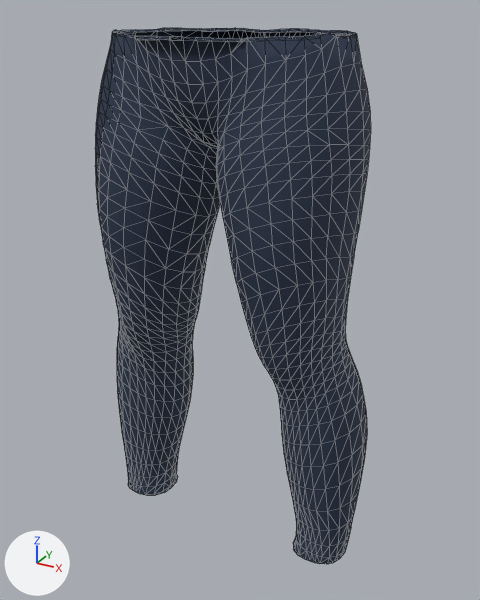
The glTF model client/public/assets/characters/prototype/parts/bottom_jeans_female.glb, before and after one commit.
Rendered twice from a 50 mm camera at (0.476, -0.863, 0.942) aimed at (0.009, -0.014, 0.518). Arrows for +X, +Y and +Z are at lower left; the lights stay in place. The first picture is the older version. Mesh edges are drawn as thin lines.

Names of what the first picture shows: 'AWD_W_bottom_jeans_l0'.
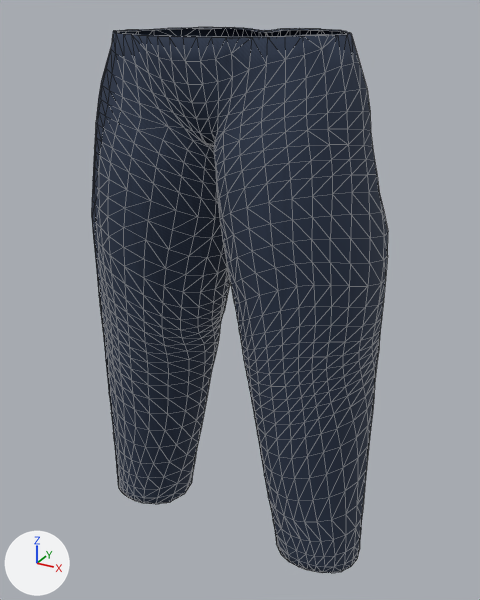
The change, as JSON lines over the scene's bpy script:
```json
{"block": "me_awd_w_bottom_jeans_l0", "where": "# used by ob_awd_w_bottom_jeans_l0; location = (0.0, 0.0, 0.0)"}
{"op": "remove", "block": "me_awd_w_bottom_jeans_l0", "code": "me_awd_w_bottom_jeans_l0.from_pydata(...)  # 1443 vertices, 2800 faces; spans x -0.231..0.231, y -0.153..0.106, z 0.102..0.915"}
{"op": "add", "block": "me_awd_w_bottom_jeans_l0", "code": "me_awd_w_bottom_jeans_l0.from_pydata(...)  # 1443 vertices, 2800 faces; spans x -0.24..0.24, y -0.153..0.106, z 0.101..0.915"}
{"block": "me_awd_w_bottom_jeans_l0", "change": "me_awd_w_bottom_jeans_l0 part 1: 1249 of 1443 vertices moved; they spanned x -0.231..0.231, y -0.145..0.104, z 0.102..0.915 and now span x -0.24..0.24, y -0.147..0.105, z 0.101..0.915; mean shift (0.0, 0.003, 0.0); largest move (-0.069, 0.025, 0.675) -> (-0.022, 0.073, 0.675)"}
{"block": "me_awd_w_bottom_jeans_l0", "change": "me_awd_w_bottom_jeans_l0 part 2: 1977 kept faces spanning x -0.24..0.24, y -0.146..0.093, z 0.101..0.915 get new texture (UV) coordinates"}
```

Pixel boxes (x1, y1, x2, y2) of what changed, in the pictures (480 x 600 px; the box of a moved part takes in the faces that stretch with it):
```json
{"object": "AWD_W_bottom_jeans_l0", "change": "reshaped", "before": [95, 28, 371, 564], "after": [92, 27, 388, 573], "on screen": "7% wider"}
{"part": 1, "of": "me_awd_w_bottom_jeans_l0", "change": "moved or reshaped", "before": [95, 28, 371, 564], "after": [94, 27, 373, 573]}
{"part": 2, "of": "me_awd_w_bottom_jeans_l0", "change": "surface changed", "before": [96, 28, 370, 564], "after": [92, 27, 388, 573]}
```
